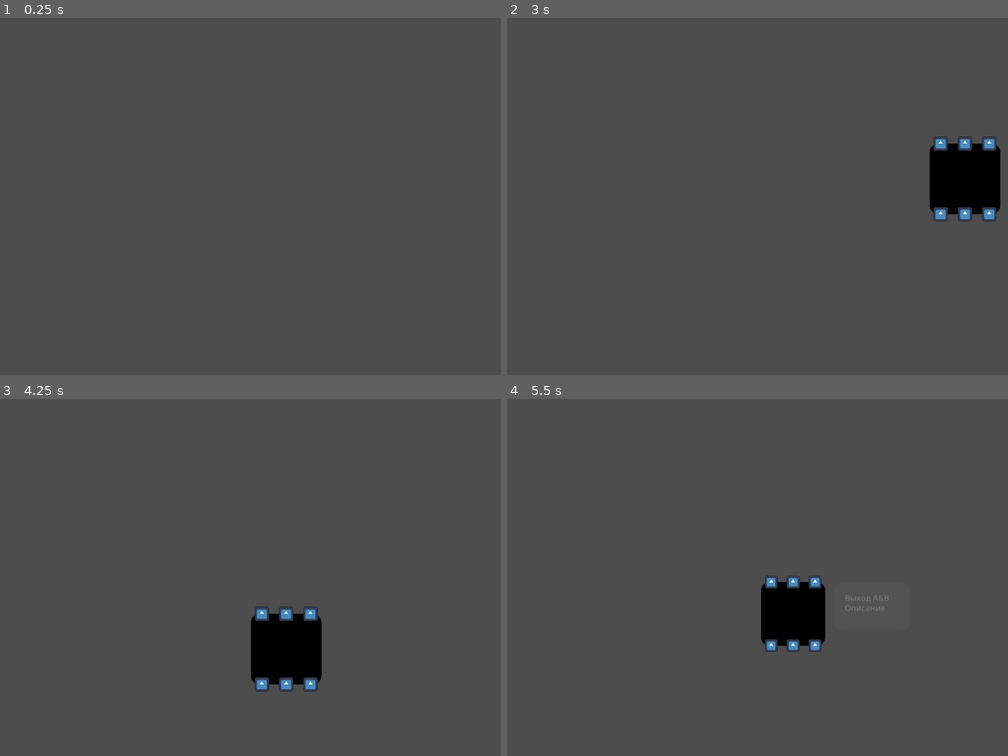
Above: before the commit, frames 1-4 (two rows, left to right).
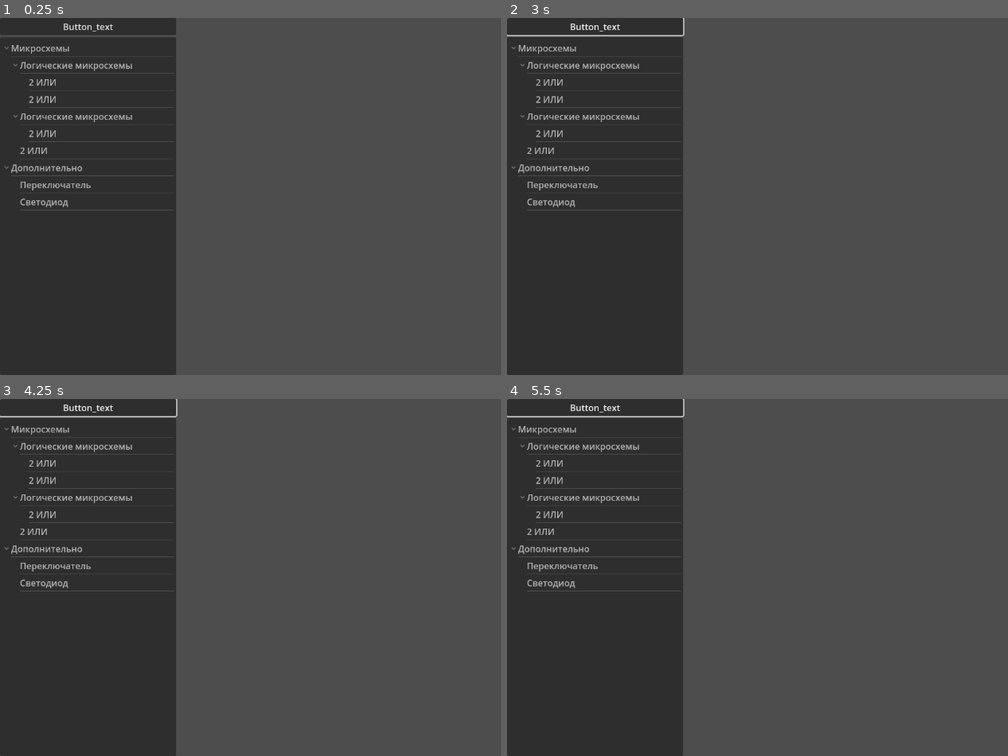
Above: after the commit, the same moments.

Repository: Andrien777/tvbuilder-m
Game: Godot game, scene res://main_scene.tscn
Same seed, same stepped clock (60 frames per second), same inputs: the game is played once before the commit and once after it. The engine's default icon, where the game draws it, is replaced by a stand-in: a white triangle on a blue panel in a dark square.
Inputs (mouse positions are in pixels of both pictures, inside the frame that each line leads up to):
- Up to frame 1 (0.25 s): no input
- Up to frame 2 (3 s): click (597, 25) at 0.5 s, where only the run after the commit has a clickable "Button_text"; click (597, 25) at 1.25 s, where only the run after the commit has a clickable "Button_text"; click (597, 25) at 2 s, where only the run after the commit has a clickable "Button_text"; tap Enter at 2.75 s; move the mouse to (962, 178) at 2.77 s; hold A (create_and2) from 2.78 s (still down)
- Up to frame 3 (4.25 s): click (455, 559) at 3.05 s; release A (create_and2) at 3.5 s; tap Space at 3.5 s; drag from (435, 523) to (285, 648) at 3.52 s
- Up to frame 4 (5.5 s): tap Enter at 4.25 s; move the mouse to (792, 613) at 4.27 s; press the mouse at (792, 613) at 4.28 s; tap Mouse wheel down (ZoomDown) at 4.35 s; release the mouse at (792, 613) at 5 s; tap Space at 5 s; drag from (812, 581) to (632, 523) at 5.02 s

The runs differ from the first frame. In frame 1, 33% of the frame differs, in the area x 0-36%, y 0-100%; in frame 2, 37%; in frame 3, 37%, in the area x 0-65%, y 0-100%; in frame 4, 36%.

Commit message:
Implemented IC choice side menu

Diff:
--- a/main_scene.gd
+++ b/main_scene.gd
@@ -1,5 +1,4 @@
 extends Node2D
-
 
 # Called when the node enters the scene tree for the first time.
 func _ready() -> void:
@@ -10,27 +9,14 @@
 	NetlistClass.propagate_signal()
 
 func _input(event):
-	if event.is_action_pressed("create_debug_object"):
+	if event.is_action_pressed("add_new_ic_element"):
+		var element_name = ICsTreeManager.get_selected_element_name()
+		if element_name == null: return
+
 		var spec = ComponentSpecification.new()
-		spec.initialize_from_json("res://led.json")
-		var led = LED.new()
-		led.initialize(spec)
-		led.position = get_global_mouse_position() + Vector2.ONE * 300
-		add_child(led)
-		spec.initialize_from_json("res://switch.json")
-		#var comp = CircuitComponent.new()
-		#comp.initialize(spec)
-		#comp.position = get_global_mouse_position()
-		#add_child(comp)
-		var switch = Switch.new()
-		switch.initialize(spec)
-		switch.position = get_global_mouse_position()
-		add_child(switch)
+		spec.initialize_from_json( ICsTreeManager.get_config_path(element_name) )
 
-	elif event.is_action_pressed("create_and2"):
-		var spec = ComponentSpecification.new()
-		spec.initialize_from_json("res://and2.json")
-		var comp = And2.new()
-		comp.initialize(spec)
-		comp.position = get_global_mouse_position()
-		add_child(comp)
+		var element: CircuitComponent = load( ICsTreeManager.get_class_path(element_name) ).new()
+		element.initialize(spec)
+		element.position = get_global_mouse_position()
+		add_child(element)
--- a/main_scene.tscn
+++ b/main_scene.tscn
@@ -1,10 +1,37 @@
-[gd_scene load_steps=3 format=3 uid="uid://donyllnb277wd"]
+[gd_scene load_steps=4 format=3 uid="uid://df5br6oh56ejc"]
 
 [ext_resource type="Script" path="res://main_scene.gd" id="1_8vqs3"]
 [ext_resource type="Script" path="res://camera_2d.gd" id="2_pmywl"]
+[ext_resource type="Script" path="res://ui/ic_elements_tree/ics_tree.gd" id="3_q10ex"]
 
 [node name="RootNode" type="Node2D"]
 script = ExtResource("1_8vqs3")
 
 [node name="Camera2D" type="Camera2D" parent="."]
+position = Vector2(576, 320)
 script = ExtResource("2_pmywl")
+
+[node name="UiCanvasLayer" type="CanvasLayer" parent="."]
+
+[node name="VBoxContainer" type="VBoxContainer" parent="UiCanvasLayer"]
+anchors_preset = -1
+anchor_right = 0.277611
+anchor_bottom = 1.0
+offset_right = 0.191986
+grow_vertical = 2
+metadata/_edit_use_anchors_ = true
+
+[node name="Button" type="Button" parent="UiCanvasLayer/VBoxContainer"]
+layout_mode = 2
+text = "Button_text"
+metadata/_edit_use_anchors_ = true
+
+[node name="Tree" type="Tree" parent="UiCanvasLayer/VBoxContainer"]
+layout_mode = 2
+size_flags_vertical = 3
+tooltip_text = "Tooltip"
+hide_root = true
+script = ExtResource("3_q10ex")
+
+[connection signal="item_mouse_selected" from="UiCanvasLayer/VBoxContainer/Tree" to="UiCanvasLayer/VBoxContainer/Tree" method="_on_item_mouse_selected"]
+[connection signal="nothing_selected" from="UiCanvasLayer/VBoxContainer/Tree" to="UiCanvasLayer/VBoxContainer/Tree" method="_on_nothing_selected"]
--- a/project.godot
+++ b/project.godot
@@ -21,6 +21,7 @@
 WireManager="*res://netlist/wire_manager.gd"
 PopupManager="*res://ui/popup/popup_manager.gd"
 NetlistClass="*res://netlist/netlist_class.gd"
+ICsTreeManager="*res://ui/ic_elements_tree/ics_tree_manager.gd"
 
 [dotnet]
 
@@ -48,3 +49,8 @@
 "events": [Object(InputEventKey,"resource_local_to_scene":false,"resource_name":"","device":-1,"window_id":0,"alt_press …(191 unchanged characters)…
 ]
 }
+add_new_ic_element={
+"deadzone": 0.5,
+"events": [Object(InputEventMouseButton,"resource_local_to_scene":false,"resource_name":"","device":-1,"window_id":0,"alt_pressed":true,"shift_pressed":false,"ctrl_pressed":false,"meta_pressed":false,"button_mask":1,"position":Vector2(119, 17),"global_position":Vector2(128, 63),"factor":1.0,"button_index":1,"canceled":false,"pressed":true,"double_click":false,"script":null)
+]
+}
--- /dev/null
+++ b/tree_config.json
@@ -0,0 +1,55 @@
+{
+	"group_name": "root",
+	"subelements": [
+		{
+			"group_name": "Микросхемы",
+			"subelements": [
+				{
+					"group_name": "Логические микросхемы",
+					"subelements": [
+						{
+							"ic_name": "2 ИЛИ",
+							"config_path": "res://and2.json",
+							"logic_class_path": "res://components/ic/logic/And2.gd"
+						},
+						{
+							"ic_name": "2 ИЛИ",
+							"config_path": "res://and2.json",
+							"logic_class_path": "res://components/ic/logic/And2.gd"
+						}
+					]
+				},
+				{
+					"group_name": "Логические микросхемы",
+					"subelements": [
+						{
+							"ic_name": "2 ИЛИ",
+							"config_path": "res://and2.json",
+							"logic_class_path": "res://components/ic/logic/And2.gd"
+						},
+					]
+				},
+				{
+					"ic_name": "2 ИЛИ",
+					"config_path": "res://and2.json",
+					"logic_class_path": "res://components/ic/logic/And2.gd"
+				}
+			]
+		},
+		{
+			"group_name": "Дополнительно",
+			"subelements": [
+				{
+					"ic_name": "Переключатель",
+					"config_path": "res://switch.json",
+					"logic_class_path": "res://components/ic/logic/switch.gd"
+				},
+				{
+					"ic_name": "Светодиод",
+					"config_path": "res://led.json",
+					"logic_class_path": "res://components/ic/logic/led.gd"
+				}
+			],
+		}
+	],
+}
--- /dev/null
+++ b/ui/ic_elements_tree/ics_tree.gd
@@ -0,0 +1,35 @@
+extends Tree
+
+@onready var tree: Tree = $"."
+
+func _ready() -> void:
+	_initialize_from_json()
+
+func _initialize_from_json() -> void:
+	var json = JSON.new()
+	var file = FileAccess.open("res://tree_config.json", FileAccess.READ).get_as_text()
+	var parsed = json.parse_string(file)
+
+	if "group_name" in parsed:
+		_parse_group(parsed, tree.create_item())
+	else:
+		print("error while parsing res://tree_config.json")
+
+func _parse_group(group, tree_node):
+	for element in group.subelements:
+		var new_child = tree.create_item(tree_node)
+		if "group_name" in element:
+			new_child.set_text(0, element.group_name)
+			_parse_group(element, new_child)
+		elif "ic_name" in element:
+			new_child.set_text(0, element.ic_name)
+			ICsTreeManager.add_config_path(element.ic_name, element.config_path)
+			ICsTreeManager.add_class_path(element.ic_name, element.logic_class_path)
+
+
+func _on_item_mouse_selected(mouse_position: Vector2, _mouse_button_index: int) -> void:
+	var item = tree.get_item_at_position(mouse_position)
+	ICsTreeManager.selected_item = item
+
+func _on_nothing_selected() -> void:
+	ICsTreeManager.selected_item = null
--- /dev/null
+++ b/ui/ic_elements_tree/ics_tree_manager.gd
@@ -0,0 +1,23 @@
+extends Node
+
+var selected_item: TreeItem
+
+var _name_to_class_path: Dictionary = {}
+var _name_to_config_path: Dictionary = {}
+
+func get_selected_element_name(): # Returns String or null
+	if ICsTreeManager.selected_item == null: return null
+	return ICsTreeManager.selected_item.get_text(0)
+
+func add_class_path(name, config):
+	_name_to_class_path[name] = config
+
+func get_class_path(name) -> String:
+	return _name_to_class_path[name]
+
+
+func add_config_path(name, config):
+	_name_to_config_path[name] = config
+
+func get_config_path(name) -> String:
+	return _name_to_config_path[name]
Renamed: components/led.gd -> components/ic/logic/led.gd
Renamed: components/switch.gd -> components/ic/logic/switch.gd
Not shown, changed: .gitignore
